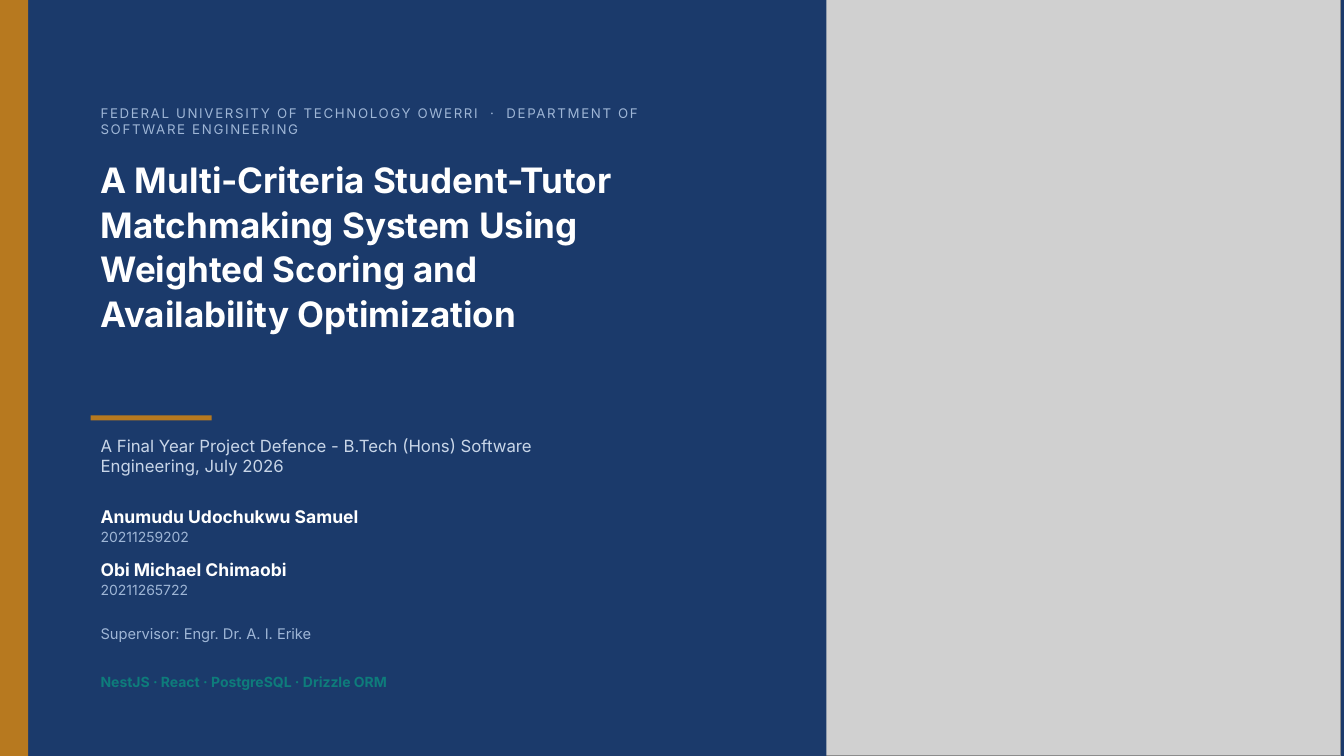
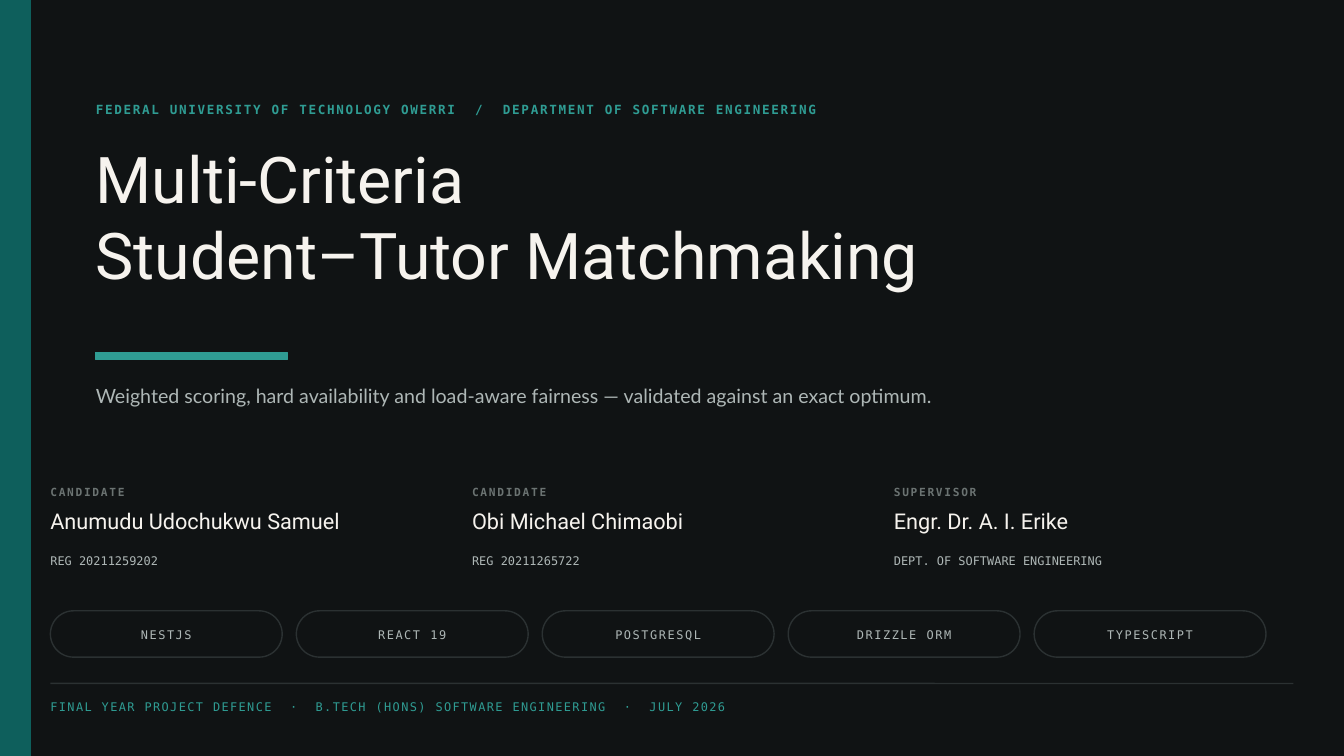
Before and after one commit to sammythadev/student-tutor-platform, a slide deck: slide 1 of docs/defence/student-tutor-matchmaking-defence.pptx. Drawn at 1344x756 pixels with LibreOffice and Linux fonts; fonts in the diff are those of the drawing; grey boxes stand for pictures. Boxes give left, top, right and bottom in pixels: in the first picture for what was removed or moved away, otherwise in the second. Text is boxed around its words. In the diff, an @@ line names an element or a change of style, - is before the commit and + after.

```diff
--- a/docs/defence/student-tutor-matchmaking-defence.pptx
+++ b/docs/defence/student-tutor-matchmaking-defence.pptx
@@ background #1B3A6B to #101314 @@
@@ rectangle at bbox=[0, 0, 30, 756]: fill #B7791F to #0E5F5C; outline none to #0E5F5C 1 pt @@
@@ rectangle removed at bbox=[605, 0, 827, 756] @@
@@ picture removed at bbox=[696, 0, 1341, 756] @@
@@ text at bbox=[96, 104, 816, 114]: text changed; size 9.5 to 9 pt; font Inter to DejaVu Sans Mono; text colour #9FB6D6 to #2F9C93; bold on @@
-FEDERAL UNIVERSITY OF TECHNOLOGY OWERRI · DEPARTMENT OF SOFTWARE ENGINEERING
+FEDERAL UNIVERSITY OF TECHNOLOGY OWERRI / DEPARTMENT OF SOFTWARE ENGINEERING
@@ text added at bbox=[96, 154, 918, 293], 46 pt, text #F6F3EE @@
+Multi-Criteria
+Student–Tutor Matchmaking
@@ rectangle added at bbox=[96, 353, 287, 360], fill #2F9C93, outline #2F9C93 1 pt @@
@@ text at bbox=[96, 388, 931, 407]: text changed; size 25 to 14 pt; font Inter to Lato; text colour #FFFFFF to #AEB7B6; bold off @@
-A Multi-Criteria Student-Tutor Matchmaking System Using Weighted Scoring and Availability Optimization
+Weighted scoring, hard availability and load-aware fairness — validated against an exact optimum.
@@ rectangle removed at bbox=[91, 415, 212, 420] @@
@@ text added at bbox=[50, 488, 124, 496], 8 pt, text #6B7372, bold @@
+CANDIDATE
@@ text added at bbox=[472, 488, 546, 496], 8 pt, text #6B7372, bold @@
+CANDIDATE
@@ text "Engr. Dr. A. I. Erike" at bbox=[894, 512, 1068, 534]: vertical alignment middle to top @@
@@ text added at bbox=[894, 488, 977, 496], 8 pt, text #6B7372, bold @@
+SUPERVISOR
@@ text added at bbox=[50, 512, 339, 530], 15.5 pt, text #F6F3EE @@
+Anumudu Udochukwu Samuel
@@ text added at bbox=[472, 512, 683, 530], 15.5 pt, text #F6F3EE @@
+Obi Michael Chimaobi
@@ text at bbox=[894, 512, 1068, 534]: text changed; size 10.5 to 15.5 pt; font Inter to Roboto; text colour #9FB6D6 to #F6F3EE @@
-Supervisor: Engr. Dr. A. I. Erike
+Engr. Dr. A. I. Erike
@@ text at bbox=[50, 556, 158, 565]: text changed; size 12.5 to 8.5 pt; font Inter to DejaVu Sans Mono; text colour #FFFFFF to #AEB7B6; bold off @@
-Anumudu Udochukwu Samuel
-20211259202
-Obi Michael Chimaobi
-20211265722
+REG 20211259202
@@ text "REG 20211259202" at bbox=[50, 556, 158, 565]: vertical alignment top to middle @@
@@ text added at bbox=[472, 556, 580, 565], 8.5 pt, text #AEB7B6 @@
+REG 20211265722
@@ text added at bbox=[894, 556, 1102, 565], 8.5 pt, text #AEB7B6 @@
+DEPT. OF SOFTWARE ENGINEERING
@@ rounded rectangle added at bbox=[50, 611, 282, 657], fill #101314, outline #2B3132 1 pt @@
@@ rounded rectangle added at bbox=[296, 611, 528, 657], fill #101314, outline #2B3132 1 pt @@
@@ rounded rectangle added at bbox=[542, 611, 774, 657], fill #101314, outline #2B3132 1 pt @@
@@ rounded rectangle added at bbox=[788, 611, 1020, 657], fill #101314, outline #2B3132 1 pt @@
@@ rounded rectangle added at bbox=[1034, 611, 1266, 657], fill #101314, outline #2B3132 1 pt @@
@@ text added at bbox=[141, 630, 192, 639], 8.5 pt, text #AEB7B6 @@
+NESTJS
@@ text added at bbox=[378, 630, 446, 639], 8.5 pt, text #AEB7B6 @@
+REACT 19
@@ text added at bbox=[615, 630, 701, 641], 8.5 pt, text #AEB7B6 @@
+POSTGRESQL
@@ text added at bbox=[857, 630, 952, 639], 8.5 pt, text #AEB7B6 @@
+DRIZZLE ORM
@@ text added at bbox=[1107, 630, 1193, 639], 8.5 pt, text #AEB7B6 @@
+TYPESCRIPT
@@ line added from (50, 684) to (1294, 684), #2B3132 1 pt @@
@@ text removed at bbox=[101, 676, 387, 690] @@
-NestJS · React · PostgreSQL · Drizzle ORM
@@ text at bbox=[50, 702, 725, 713]: text changed; size 12 to 8.5 pt; font Inter to DejaVu Sans Mono; text colour #C9D6E8 to #2F9C93 @@
-A Final Year Project Defence - B.Tech (Hons) Software Engineering, July 2026
+FINAL YEAR PROJECT DEFENCE · B.TECH (HONS) SOFTWARE ENGINEERING · JULY 2026
```
Also in this commit, not shown: 9 slides added, 25 slides removed, 32 other files.
